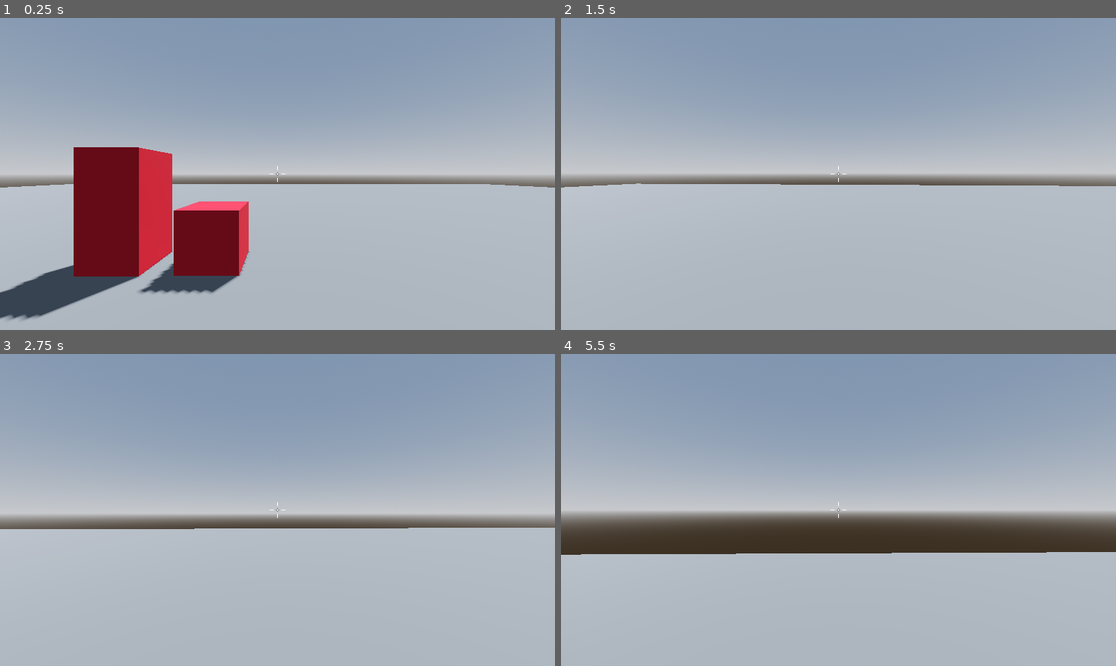
Above: before the commit, frames 1-4 (two rows, left to right).
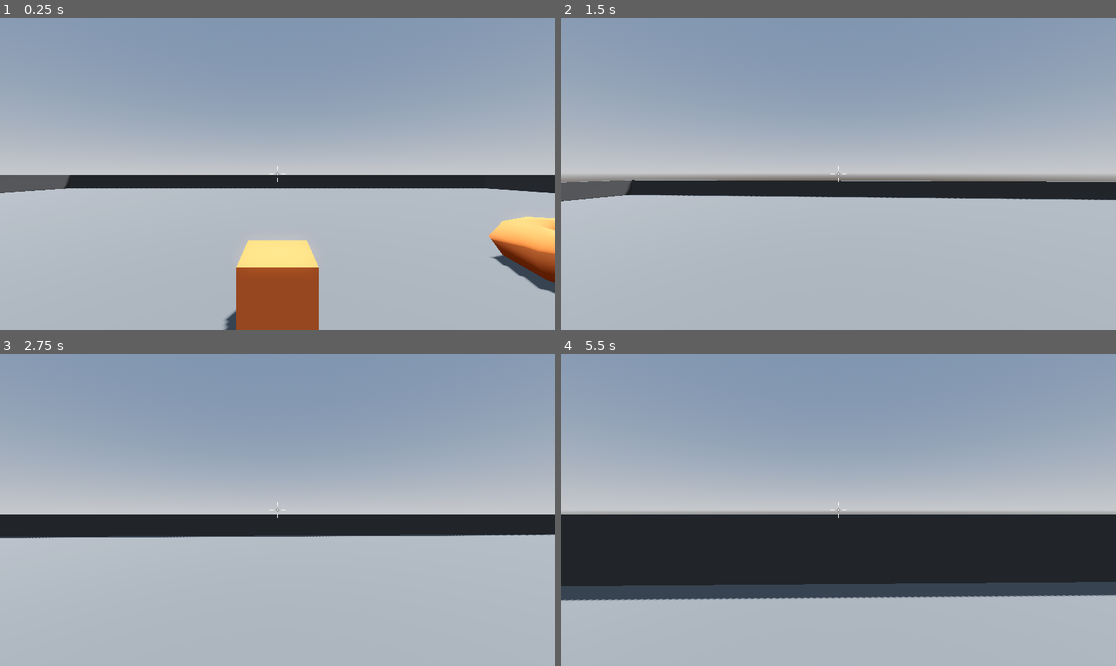
Above: after the commit, the same moments.

Repository: x-sushant-x/FPS-Shooter
Game: Godot game, scene res://Levels/SandBox.tscn
Same seed, same stepped clock (60 frames per second), same inputs: the game is played once before the commit and once after it.
Inputs (mouse positions are in pixels of both pictures, inside the frame that each line leads up to):
- Up to frame 1 (0.25 s): no input
- Up to frame 2 (1.5 s): tap Enter (ui_accept) at 0.5, 0.77 s; move the mouse to (866, 174) at 0.52 s; hold ` (re_activate_mouse, bound only after the commit) 0.53-1.28 s; hold W (move_forward) from 0.53 s (still down); move the mouse to (810, 174) at 1.27 s; tap ` (re_activate_mouse, bound only after the commit) at 1.35 s
- Up to frame 3 (2.75 s): keep holding W (move_forward); tap Enter (ui_accept) at 1.52 s; move the mouse to (288, 503) at 2.02 s; hold ` (re_activate_mouse, bound only after the commit) from 2.03 s (still down)
- Up to frame 4 (5.5 s): keep holding W (move_forward); move the mouse to (832, 516) at 2.77 s; release ` (re_activate_mouse, bound only after the commit) at 2.78 s; tap ` (re_activate_mouse, bound only after the commit) at 2.85, 4.35 s; tap Enter (ui_accept) at 3.02, 3.77, 4.52 s; move the mouse to (877, 513) at 3.52 s; hold ` (re_activate_mouse, bound only after the commit) 3.53-4.28 s; move the mouse to (794, 506) at 4.27 s; move the mouse to (844, 510) at 5.02 s; hold ` (re_activate_mouse, bound only after the commit) from 5.03 s (still down)

The runs differ from the first frame. In frame 1, 23% of the frame differs, in the area x 0-100%, y 41-100%; in frame 2, 5.4%; in frame 3, 7.1%; in frame 4, 27%, in the area x 0-100%, y 51-80%.

Commit message:
Added basic enviroment

Diff:
--- a/Levels/SandBox.tscn
+++ b/Levels/SandBox.tscn
@@ -1,6 +1,7 @@
-[gd_scene load_steps=7 format=3 uid="uid://cvjkm70mjjsql"]
+[gd_scene load_steps=8 format=3 uid="uid://cvjkm70mjjsql"]
 
 [ext_resource type="PackedScene" uid="uid://c6hmguf0s1l0l" path="res://Scenes/Player.tscn" id="1_a6p4e"]
+[ext_resource type="Material" uid="uid://dxieliipfic2g" path="res://Materials/NormalBox.tres" id="2_iqi10"]
 
 [sub_resource type="ProceduralSkyMaterial" id="ProceduralSkyMaterial_m2xxg"]
 sky_horizon_color = Color(0.64625, 0.65575, 0.67075, 1)
@@ -18,8 +19,8 @@
 [sub_resource type="StandardMaterial3D" id="StandardMaterial3D_0sm0g"]
 albedo_color = Color(0.356863, 0.356863, 0.356863, 1)
 
-[sub_resource type="StandardMaterial3D" id="StandardMaterial3D_pss6v"]
-albedo_color = Color(0.682353, 0.0941176, 0.160784, 1)
+[sub_resource type="StandardMaterial3D" id="StandardMaterial3D_mslbj"]
+albedo_color = Color(0.270588, 0.270588, 0.270588, 1)
 
 [node name="Sandbox" type="Node3D"]
 
@@ -38,17 +39,38 @@
 [node name="Player" parent="." instance=ExtResource("1_a6p4e")]
 transform = Transform3D(1, 0, 0, 0, 1, 0, 0, 0, 1, 0, 1, 0)
 
-[node name="CSGBox3D2" type="CSGBox3D" parent="."]
-transform = Transform3D(1, 0, 0, 0, 1, 0, 0, 0, 1, -2.62335, 0.5, -3.61207)
-material_override = SubResource("StandardMaterial3D_pss6v")
+[node name="LevelObjects" type="Node3D" parent="."]
+
+[node name="Baundaries" type="Node3D" parent="."]
+
+[node name="BaundaryOne" type="CSGBox3D" parent="Baundaries"]
+transform = Transform3D(64, 0, 0, 0, 2, 0, 0, 0, 1, 0, 1, -31.501)
+material_override = SubResource("StandardMaterial3D_mslbj")
 use_collision = true
 
-[node name="CSGBox3D3" type="CSGBox3D" parent="."]
-transform = Transform3D(1, 0, 0, 0, 1, 0, 0, 0, 1, -2.62335, 1.46952, -3.61207)
-material_override = SubResource("StandardMaterial3D_pss6v")
+[node name="BaundaryTwo" type="CSGBox3D" parent="Baundaries"]
+transform = Transform3D(64, 0, 0, 0, 2, 0, 0, 0, 1, 0, 1, 31.4953)
+material_override = SubResource("StandardMaterial3D_mslbj")
 use_collision = true
 
-[node name="CSGBox3D4" type="CSGBox3D" parent="."]
-transform = Transform3D(1, 0, 0, 0, 1, 0, 0, 0, 1, -1.08643, 0.507496, -3.61207)
-material_override = SubResource("StandardMaterial3D_pss6v")
+[node name="BaundaryThree" type="CSGBox3D" parent="Baundaries"]
+transform = Transform3D(-2.79753e-06, 0, 1, 0, 2, 0, -64, 0, -4.37114e-08, 31.5505, 1, 0.321324)
+material_override = SubResource("StandardMaterial3D_mslbj")
 use_collision = true
+
+[node name="BaundaryFour" type="CSGBox3D" parent="Baundaries"]
+transform = Transform3D(-2.79753e-06, 0, 1, 0, 2, 0, -64, 0, -4.37114e-08, -31.5051, 1, 0.321324)
+material_override = SubResource("StandardMaterial3D_mslbj")
+use_collision = true
+
+[node name="Obstacles" type="Node3D" parent="."]
+
+[node name="CSGBox3D" type="CSGBox3D" parent="Obstacles"]
+transform = Transform3D(1, 0, 0, 0, 1, 0, 0, 0, 1, 0, 0.5, -3.559)
+material_override = ExtResource("2_iqi10")
+use_collision = true
+
+[node name="CSGTorus3D" type="CSGTorus3D" parent="Obstacles"]
+transform = Transform3D(2, 0, 0, 0, 2, 0, 0, 0, 2, 6.984, 0.5, -4.551)
+material_override = ExtResource("2_iqi10")
+use_collision = true
--- /dev/null
+++ b/Materials/NormalBox.tres
@@ -0,0 +1,4 @@
+[gd_resource type="StandardMaterial3D" format=3 uid="uid://dxieliipfic2g"]
+
+[resource]
+albedo_color = Color(0.996078, 0.478431, 0.211765, 1)
--- a/Scenes/Player.gd
+++ b/Scenes/Player.gd
@@ -48,6 +48,10 @@
 			mouse_motion = -event.relative * 0.0015
 	if event.is_action_pressed("ui_cancel"):
 		Input.mouse_mode = Input.MOUSE_MODE_VISIBLE
+	if event.is_action_pressed("re_activate_mouse"):
+		Input.mouse_mode = Input.MOUSE_MODE_CAPTURED
+
+
 
 func handle_camera_rotation() -> void:
 	rotate_y(mouse_motion.x)
--- a/Scenes/Player.tscn
+++ b/Scenes/Player.tscn
@@ -18,9 +18,10 @@
 shape = SubResource("CapsuleShape3D_2ulmq")
 
 [node name="CameraPivot" type="Node3D" parent="."]
+transform = Transform3D(1, 0, 0, 0, 1, 0, 0, 0, 1, 0, 0.56514, -0.301486)
 
 [node name="SmoothCamera" type="Camera3D" parent="CameraPivot"]
-transform = Transform3D(1, 0, 0, 0, 1, 0, 0, 0, 1, 0, 0.56514, 0)
+transform = Transform3D(1, 0, 0, 0, 1, 0, 0, 0, 1, 0, 0.56514, -0.301486)
 script = ExtResource("2_ico88")
 
 [node name="CenterContainer" type="CenterContainer" parent="."]
--- a/project.godot
+++ b/project.godot
@@ -42,3 +42,8 @@
 "events": [Object(InputEventKey,"resource_local_to_scene":false,"resource_name":"","device":-1,"window_id":0,"alt_pressed":false,"shift_pressed":false,"ctrl_pressed":false,"meta_pressed":false,"pressed":false,"keycode":0,"physical_keycode":32,"key_label":0,"unicode":32,"echo":false,"script":null)
 ]
 }
+re_activate_mouse={
+"deadzone": 0.5,
+"events": [Object(InputEventKey,"resource_local_to_scene":false,"resource_name":"","device":-1,"window_id":0,"alt_pressed":false,"shift_pressed":false,"ctrl_pressed":false,"meta_pressed":false,"pressed":false,"keycode":0,"physical_keycode":96,"key_label":0,"unicode":96,"echo":false,"script":null)
+]
+}
Not shown, added: addons/wakatime/api_key_prompt.tscn
Not shown, added: addons/wakatime/heartbeat.gd
Not shown, added: addons/wakatime/plugin.cfg
Not shown, added: addons/wakatime/wakatime.gd
Binary file added: icon.png
Not shown, added: icon.png.import
Binary file added: wakatime_logo.jpg
Not shown, added: wakatime_logo.jpg.import
Not shown, added: LICENSE
Not shown, added: README.md
Not shown, added: addons/wakatime/.gitignore
